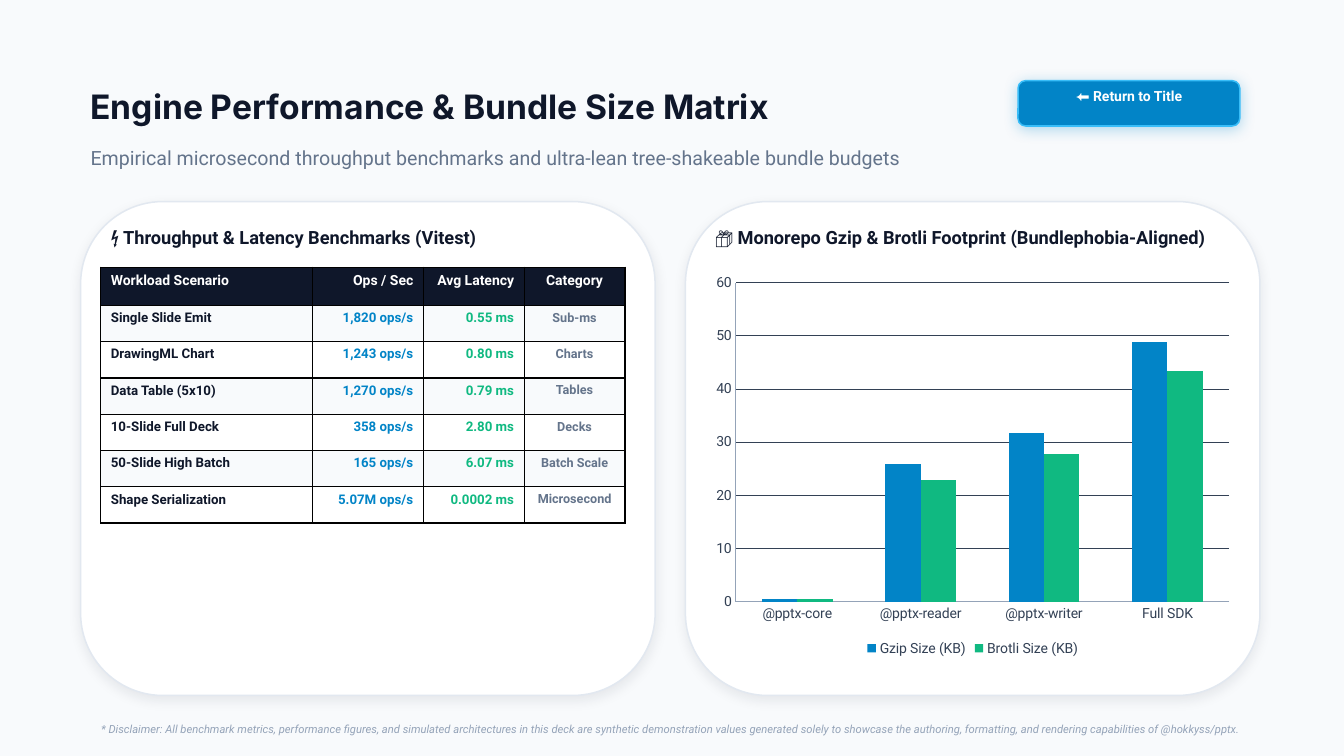
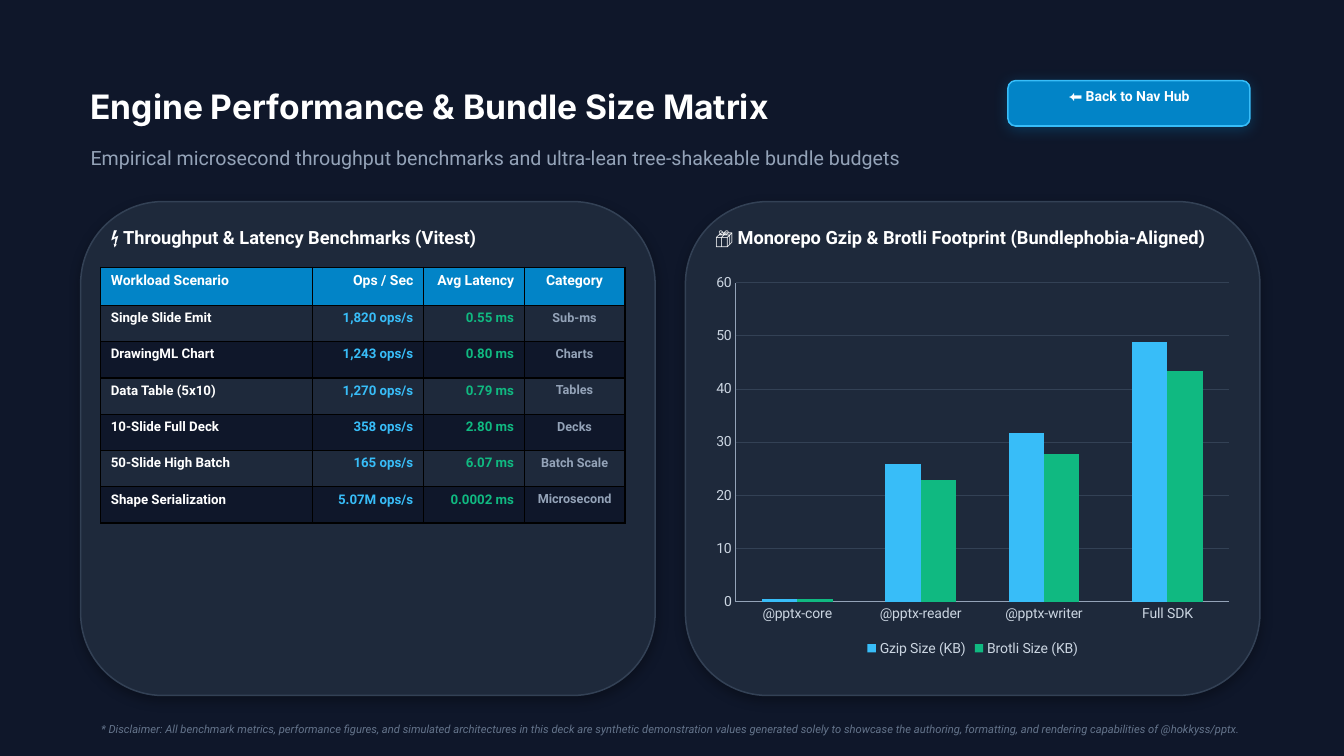
Before and after one commit to hokkyss/pptx-parser, a slide deck: slide 13 of hokkyss_showcase_deck.pptx (slide 12 before the commit). Drawn at 1344x756 pixels with LibreOffice and Linux fonts; fonts in the diff are those of the drawing. Boxes give left, top, right and bottom in pixels: in the first picture for what was removed or moved away, otherwise in the second. Text is boxed around its words. In the diff, an @@ line names an element or a change of style, - is before the commit and + after.

Commit message:
feat(showcase): add dedicated Slide 12 featuring native hyperlinks, slide jumps, and action controls

```diff
--- a/hokkyss_showcase_deck.pptx
+++ b/hokkyss_showcase_deck.pptx
@@ background #F8FAFC to #0F172A @@
@@ rounded rectangle "⬅ Back to Nav Hub": place and size @@
-rounded rectangle "⬅ Back to Nav Hub" at <box>1018,81,1240,126</box>
+rounded rectangle "⬅ Back to Nav Hub" at <box>1008,81,1250,126</box>
@@ text in rounded rectangle at <box>1086,90,1190,101</box>: text changed @@
-⬅ Return to Title
+⬅ Back to Nav Hub
@@ text "Empirical microsecond throughput benchmarks and ..." at <box>91,150,900,169</box>: text colour #64748B to #94A3B8 @@
@@ rounded rectangle at <box>81,202,655,696</box>: fill #FFFFFF to #1E293B; outline #E2E8F0 1.08 pt to #334155 1.08 pt; shadow changed @@
@@ rounded rectangle at <box>686,202,1260,696</box>: fill #FFFFFF to #1E293B; outline #E2E8F0 1.08 pt to #334155 1.08 pt; shadow changed @@
@@ text colour #0F172A to #FFFFFF in 3 elements at <box>91,93,768,127</box>, <box>123,230,476,248</box>, <box>738,230,1206,248</box> @@
@@ table at <box>101,267,625,570</box> @@
@@ fill #0F172A to #0284C7 in row 1 @@
@@ fill #F8FAFC to #1E293B in 12 cells @@
@@ fill #FFFFFF to #0F172A in 12 cells @@
@@ text colour #0F172A to #FFFFFF in "Single Slide Emit", "DrawingML Chart", "Data Table (5x10)", "10-Slide Full Deck" and 2 more places @@
@@ text colour #0284C7 to #38BDF8 in "1,820 ops/s", "1,243 ops/s", "1,270 ops/s", "358 ops/s" and 2 more places @@
@@ text colour #64748B to #94A3B8 in "Sub-ms", "Charts", "Tables", "Decks" and 2 more places @@
@@ column chart at <box>706,267,1240,660</box> @@
@@ colour of Gzip Size (KB) #0284C7 to #38BDF8 @@
@@ legend changed @@
@@ category axis changed @@
@@ value axis changed @@
@@ text "* Disclaimer: All benchmark metrics, ..." at <box>109,724,1239,736</box>: text colour #94A3B8 to #64748B @@
```
Also in this commit, not shown: 1 slide added, 1 other file.
